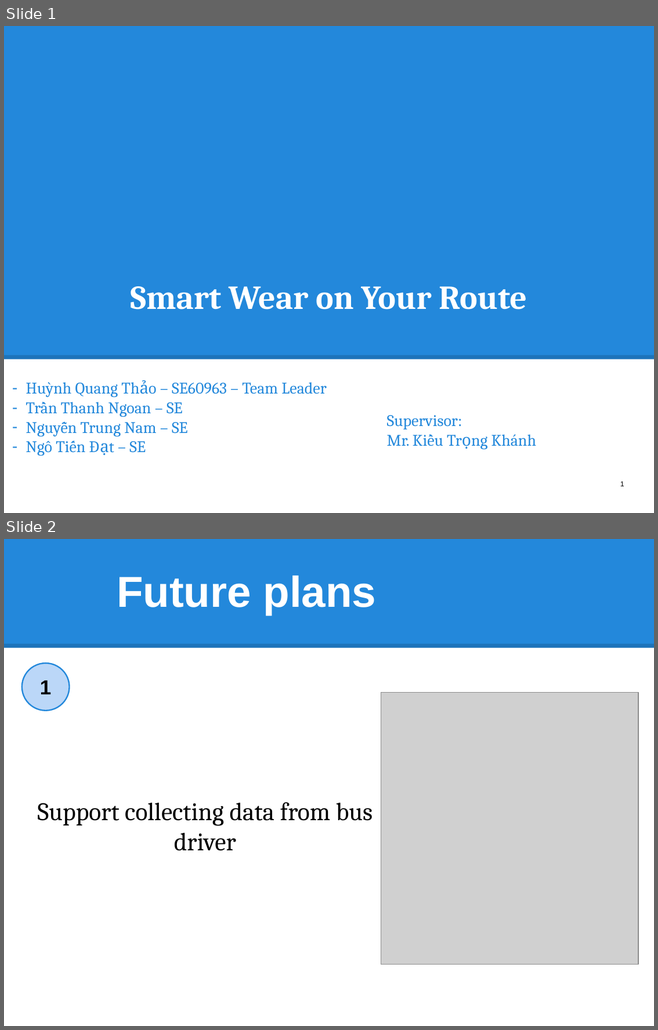
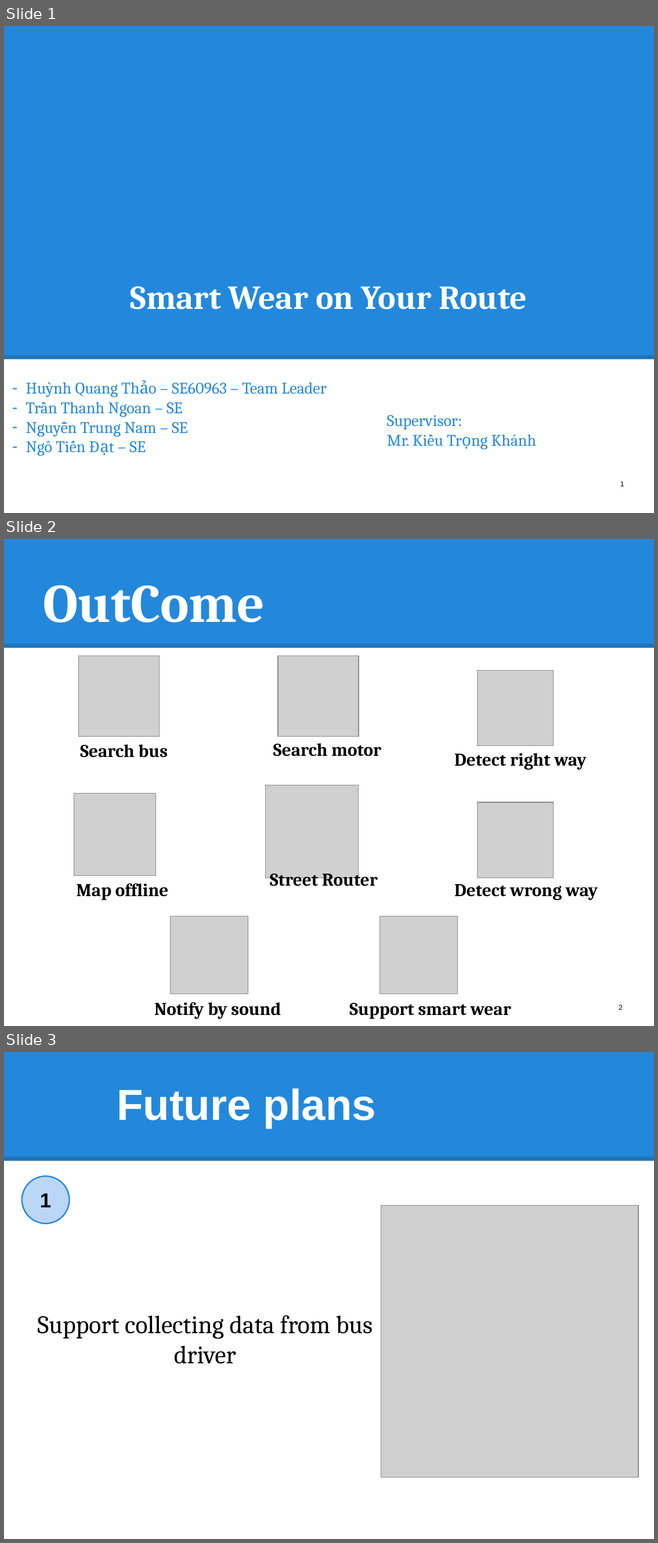
Before and after one commit to hqt/street-router, a slide deck: Document/presentation/thao/1 begin end.pptx. Shown one above the other, each under a label of ours: slides 1 and 2 before the commit, slides 1, 2 and 3 after it. The pictures are 658x1030 and 658x1543 pixels, drawn with LibreOffice and Linux fonts; fonts in the diff are those of the drawing; grey boxes stand for pictures. Boxes give left, top, right and bottom in pixels: in the first picture for what was removed or moved away, otherwise in the second. Text is boxed around its words. In the diff, an @@ line names an element or a change of style, - is before the commit and + after.

```diff
--- a/Document/presentation/thao/1 begin end.pptx
+++ b/Document/presentation/thao/1 begin end.pptx
@@ slide 2 added at [4,539,654,1026], background #FFFFFF; not listed: 2 template elements that a slide beside it also shows @@
@@ title added at [43,585,265,623], 60 pt, text #FFFFFF, bold @@
+OutCome
@@ picture added at [78,656,159,736] @@
@@ picture added at [278,656,358,736] @@
@@ picture added at [477,670,553,746] @@
@@ text added at [80,744,168,758], 20 pt, text #000000, bold @@
+Search bus
@@ text added at [273,743,381,756], 20 pt, text #000000, bold @@
+Search motor
@@ text added at [454,753,586,770], 20 pt, text #000000, bold @@
+Detect right way
@@ picture added at [74,794,155,875] @@
@@ picture added at [265,785,358,878] @@
@@ picture added at [477,802,553,878] @@
@@ text added at [76,884,168,900], 20 pt, text #000000, bold @@
+Map offline
@@ text added at [270,870,378,890], 20 pt, text #000000, bold @@
+Street Router
@@ text added at [454,884,597,900], 20 pt, text #000000, bold @@
+Detect wrong way
@@ picture added at [170,917,248,994] @@
@@ picture added at [379,917,458,994] @@
@@ text added at [154,1002,281,1019], 20 pt, text #000000, bold @@
+Notify by sound
@@ text added at [349,1003,511,1019], 20 pt, text #000000, bold @@
+Support smart wear
@@ page number added at [618,1005,622,1010], 7.9 pt, text #000000 @@
+2
@@ what was slide 2 is now slide 3 @@
```
Also in this commit, not shown: 4 other files.
